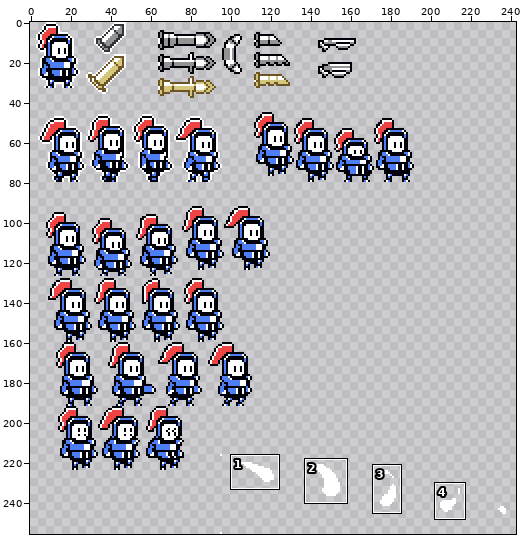
Sprite sheet -- Assets/Art/GGJ2021-SpriteSheet-Characters.png. Above: a wide view before the commit, with the close-up outlined.
Close-up. Earlier state:
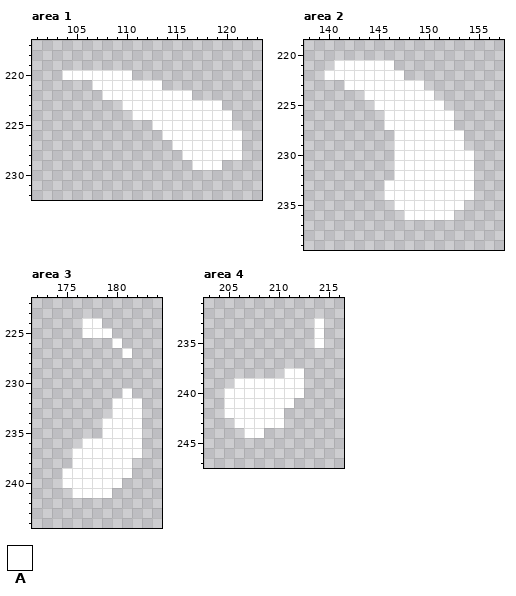
The file is 256x256 pixels. Colours within 5 levels of each other are drawn and written as one. Shown: area 1: x 101..123, y 217..232; area 2: x 138..157, y 219..239; area 3: x 172..184, y 222..244; area 4: x 203..216, y 231..247. The wide view leaves out empty margins. The commit also changed other parts of the picture, which this record leaves out.
Palette (. is transparent): A #ffffff
Pixels before, area 1, first column x 104:
220 AAAAAAA...........
221 ...AAAAAAA........
222 ....AAAAAAAAA.....
223 ......AAAAAAAAAA..
224 .......AAAAAAAAAA.
225 .........AAAAAAAA.
226 ..........AAAAAAAA
227 ...........AAAAAAA
228 ............AAAAAA
229 .............AAA..
Pixels before, area 2, first column x 140:
221 .AAAAAA........
222 AAAAAAAA.......
223 ..AAAAAAAA.....
224 ....AAAAAAA....
225 .....AAAAAAA...
226 ......AAAAAAA..
227 ......AAAAAAA..
228 .......AAAAAAA.
229 .......AAAAAAA.
230 .......AAAAAAAA
231 .......AAAAAAAA
232 .......AAAAAAAA
233 ......AAAAAAAAA
234 ......AAAAAAAAA
235 .......AAAAAAA.
236 ........AAAAA..
Pixels before, area 3, first column x 175:
224 ..AA....
225 ..AAA...
226 .....A..
227 ......A.
228 ........
229 ........
230 ........
231 ......A.
232 .....AAA
233 .....AAA
234 ....AAAA
235 ....AAAA
236 ..AAAAAA
237 .AAAAAAA
238 .AAAAAA.
239 AAAAAAA.
240 AAAAAA..
241 .AAAA...
Pixels before, area 4, first column x 205:
233 .........A
234 .........A
235 .........A
236 ..........
237 ..........
238 ......AA..
239 .AAAAAAA..
240 AAAAAAAA..
241 AAAAAAA...
242 AAAAAA....
243 .AAAAA....
244 ..AA......
The same view after the edit:
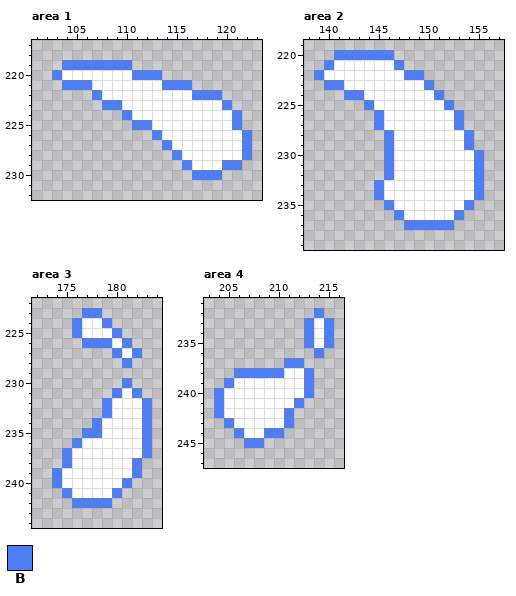
Colours new in this view: B #4e7ef6
What changed:
Area 1:
Colour B is added in row 219 at x 104 to 110; in row 220 at x 103 and 111 to 113; in row 221 at x 104 to 106 and 114 to 116; in row 222 at x 107 and 117 to 119; in row 223 at x 108 to 109 and 120; in row 224 at x 110 and 121.
Colour B is added in row 225 at x 111 to 112 and 121; in row 226 at x 113 and 122; in row 227 at x 114 and 122; in row 228 at x 115 and 122; in row 229 at x 116 and 120 to 121; in row 230 at x 117 to 119.
Area 2:
Colour B is added in row 220 at x 141 to 146; in row 221 at x 140 and 147; in row 222 at x 139 and 148 to 149; in row 223 at x 140 to 141 and 150; in row 224 at x 142 to 143 and 151; in row 225 at x 144 and 152.
Colour B is added in rows 226 to 227 at x 145 and 153; in rows 228 to 229 at x 146 and 154; in rows 230 to 232 at x 146 and 155; in rows 233 to 234 at x 145 and 155; in row 235 at x 146 and 154; in row 236 at x 147 and 153.
Colour B is added in row 237 at x 148 to 152.
Area 3:
Colour B is added in row 223 at x 177 to 178; in row 224 at x 176 and 179; in row 225 at x 176 and 180; in row 226 at x 177 to 179 and 181; in row 227 at x 180 and 182; in row 228 at x 181.
Colour B is added in row 230 at x 181; in row 231 at x 180 and 182; in rows 232 to 233 at x 179 and 183; in row 234 at x 178 and 183; in row 235 at x 177 to 178 and 183; in row 236 at x 176 and 183.
Colour B is added in row 237 at x 175 and 183; in row 238 at x 175 and 182; in row 239 at x 174 and 182; in row 240 at x 174 and 181; in row 241 at x 175 and 180; in row 242 at x 176 to 179.
Area 4:
Colour B is added in row 232 at x 214; in rows 233 to 235 at x 213 and 215; in row 236 at x 214; in row 237 at x 211 to 212; in row 238 at x 206 to 210 and 213; in row 239 at x 205 and 213.
Colour B is added in row 240 at x 204 and 213; in row 241 at x 204 and 212; in row 242 at x 204 and 211; in row 243 at x 205 and 211; in row 244 at x 206 and 209 to 210; in row 245 at x 207 to 208.
Where, in picture pixels (left, top, right, bottom), the same in both close-ups:
added: (52, 60, 252, 180)
added: (314, 50, 484, 230)
added: (52, 308, 152, 508)
added: (214, 308, 334, 448)
